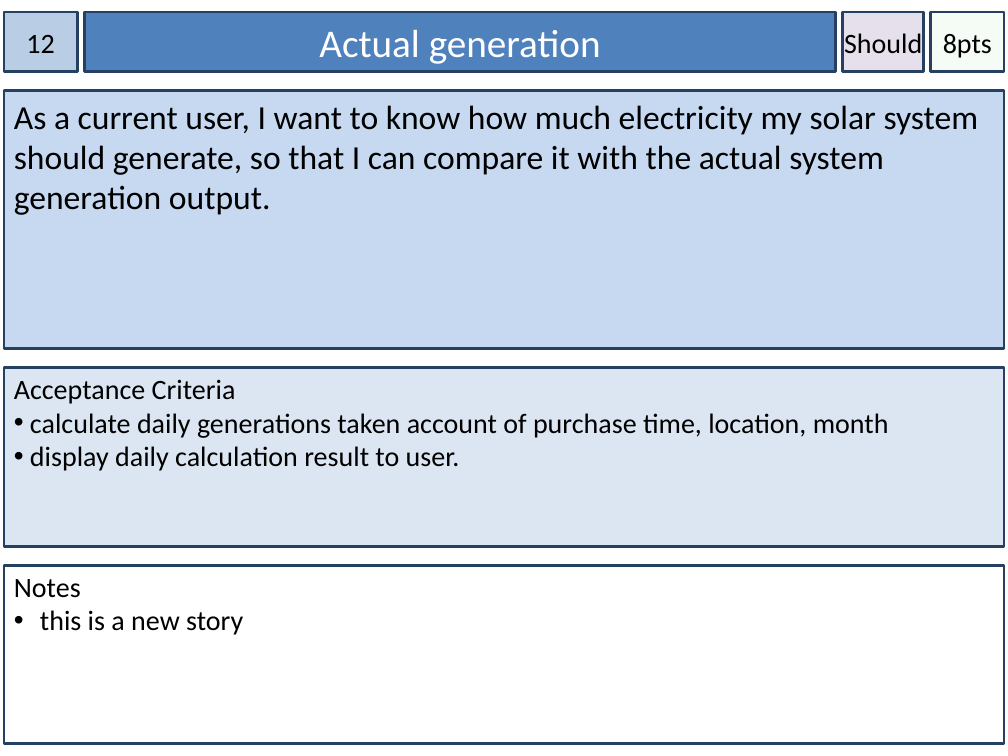
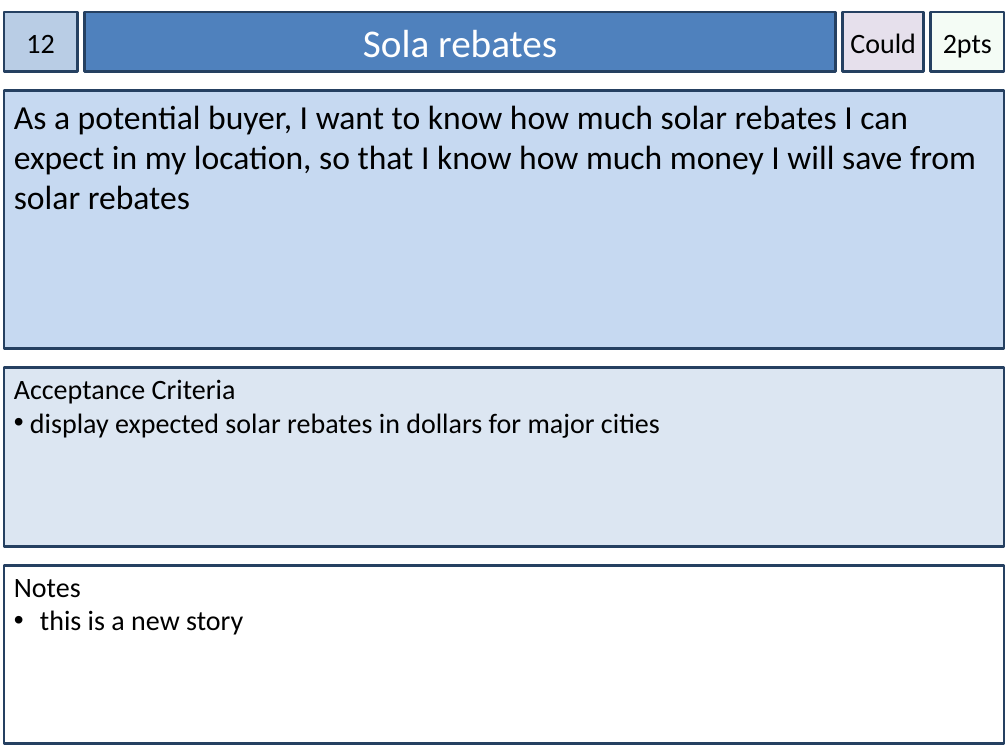
Before and after one commit to blackoutinn372/BlackoutSolarCalculator, a slide deck: slide 4 of com.blackout.solarpanelcalculator/docs/stories4Iteration4.pptx. Drawn at 1008x756 pixels with LibreOffice and Linux fonts; fonts in the diff are those of the drawing. Boxes give left, top, right and bottom in pixels: in the first picture for what was removed or moved away, otherwise in the second. Text is boxed around its words. In the diff, an @@ line names an element or a change of style, - is before the commit and + after.

```diff
--- a/com.blackout.solarpanelcalculator/docs/stories4Iteration4.pptx
+++ b/com.blackout.solarpanelcalculator/docs/stories4Iteration4.pptx
@@ text in rectangle at (363,30,557,58): text changed @@
-Actual generation
+Sola rebates
@@ text in rectangle at (850,33,916,53): text changed @@
-Should
+Could
@@ text in rectangle at (943,35,992,58): text changed @@
-8pts
+2pts
@@ text in rectangle at (14,105,976,210): text changed @@
-As a current user, I want to know how much electricity my solar system should generate, so that I can compare it with the actual system generation output.
+As a potential buyer, I want to know how much solar rebates I can expect in my location, so that I know how much money I will save from solar rebates
@@ text in rectangle at (30,413,660,438): text changed @@
-• calculate daily generations taken account of purchase time, location, month
-• display daily calculation result to user.
+• display expected solar rebates in dollars for major cities
```
Also in this commit, not shown: 3 other slides changed, 11 other files.
